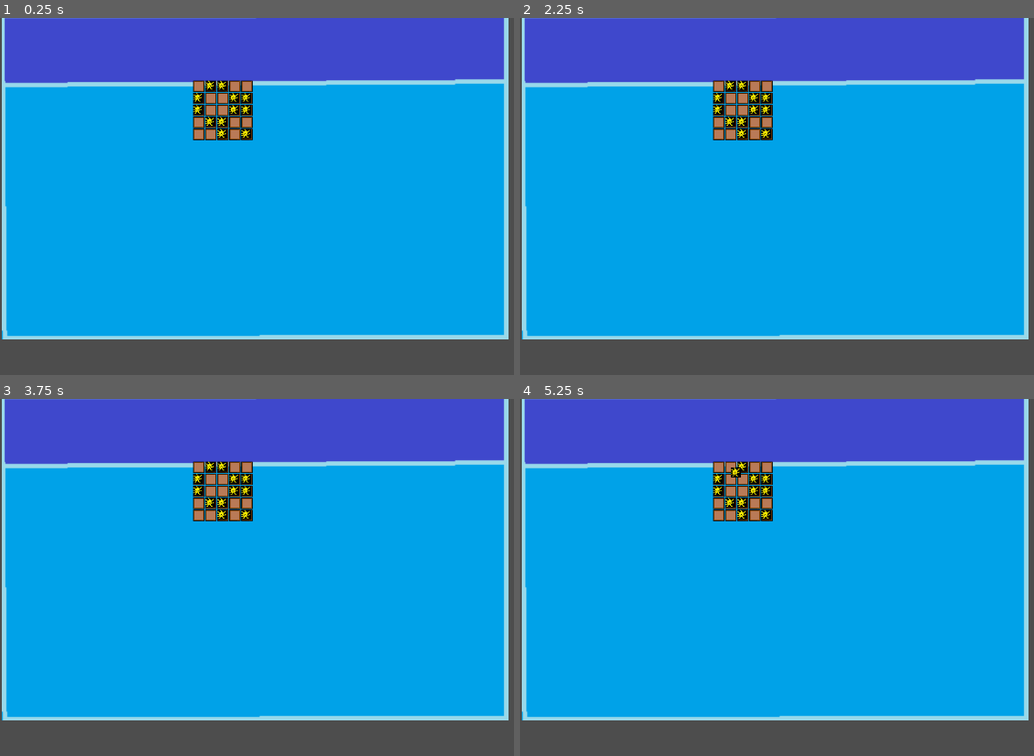
Above: before the commit, frames 1-4 (two rows, left to right).
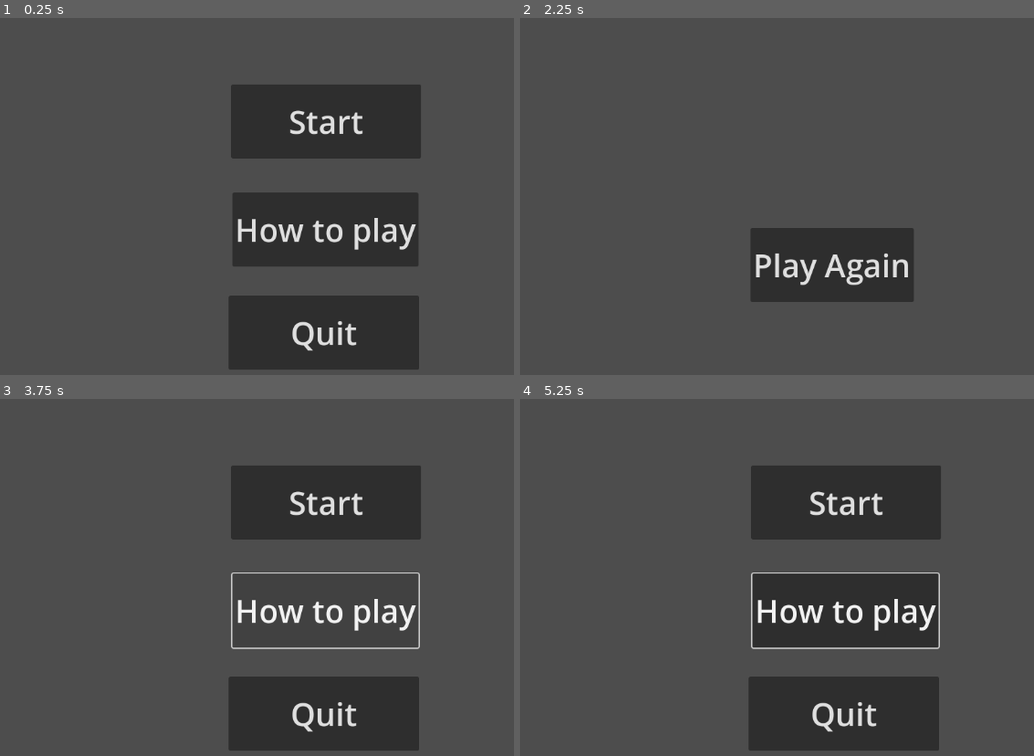
Above: after the commit, the same moments.

Repository: Taiblockzero/Re-Cycle
Game: Godot game, scene res://Scenes/start_screen.tscn
The game is run twice, just before and just after one commit, with the same random seed, the same clock (stepped at 60 frames per second) and the same inputs. Before the commit the project starts from res://Scenes/inventory.tscn.
Inputs (mouse positions are in pixels of both pictures, inside the frame that each line leads up to):
- Up to frame 1 (0.25 s): no input
- Up to frame 2 (2.25 s): click (843, 121) at 0.5 s, where only the run after the commit has a clickable "Start"; click (833, 264) at 1.25 s, where only the run after the commit has a clickable "Play Again"; click (843, 121) at 2 s, where only the run after the commit has a clickable "Start"
- Up to frame 3 (3.75 s): click (313, 645) at 2.75 s, where only the run after the commit has a clickable "Play Again"; click (323, 609) at 3.5 s, where only the run after the commit has a clickable "How to play"
- Up to frame 4 (5.25 s): move the mouse to (720, 466) at 4.27 s; hold D (move_right) 4.28-5.03 s; click (720, 466) at 4.42 s; move the mouse to (730, 466) at 5.02 s; hold A (move_left) from 5.03 s (still down); click (730, 466) at 5.17 s

The runs differ from the first frame. In frame 1, 92% of the frame differs, in the area x 0-99%, y 0-99%; in frame 2, 89%; in frame 3, 92%; in frame 4, 92%.

Commit message:
Removed main node and stuff

Diff:
--- a/Scenes/main.tscn
+++ /dev/null
@@ -1,3 +0,0 @@
-[gd_scene format=3 uid="uid://3uprwwioa4bb"]
-
-[node name="Main" type="Node"]
--- a/Scenes/riding_in_town.tscn
+++ b/Scenes/riding_in_town.tscn
@@ -17,6 +17,6 @@
 position = Vector2(0, 150)
 
 [node name="Mailbox-480x711" type="Sprite2D" parent="."]
-position = Vector2(504, 443)
+position = Vector2(418, 470)
 scale = Vector2(0.202083, 0.202083)
 texture = ExtResource("3_wgvoa")
--- a/project.godot
+++ b/project.godot
@@ -11,7 +11,7 @@
 [application]
 
 config/name="Re-Cycle"
-run/main_scene="res://Scenes/inventory.tscn"
+run/main_scene="res://Scenes/start_screen.tscn"
 config/features=PackedStringArray("4.2", "Forward Plus")
 config/icon="res://icon.svg"
 
